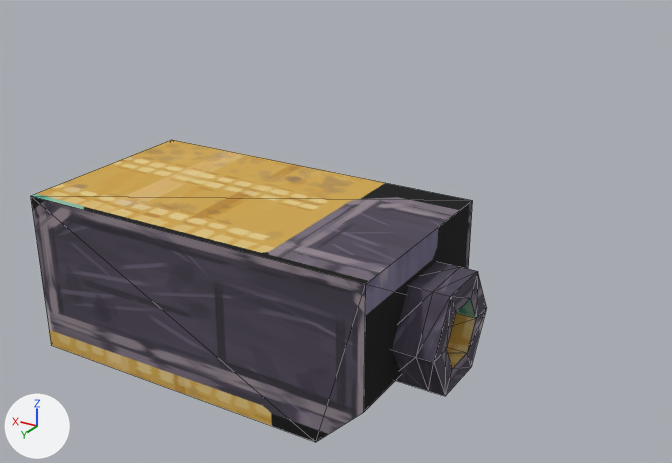
An edit to the FBX model desert-fps/assets/out/att_laser/att_laser_low.fbx, drawn before and after from the same camera.
Both versions are drawn from a 50 mm camera at (-0.00236, 0.0032, 0.00154) aimed at (-0.00023, -0.00034, -0.00024). The lights are fixed; the arrows at lower left show +X, +Y and +Z. The older version comes first. Mesh edges are drawn as thin lines. Where no turn or scale is listed for an object, it has been applied to the vertices.

The scene before the commit, as lines of its bpy script (objects in view):
```python
me_att_laser = bpy.data.meshes.new('att_laser')
me_att_laser.from_pydata(...)  # 60 vertices, 108 faces; spans x -0.00105..0.0009, y -0.0005..0.0005, z -0.0009..0.0
me_att_laser.materials.append(mat_att_laser)  # picture img_att_laser_png
ob_att_laser = bpy.data.objects.new('att_laser', me_att_laser)
ob_att_laser.location = (0.0, 0.0, 0.0)
```
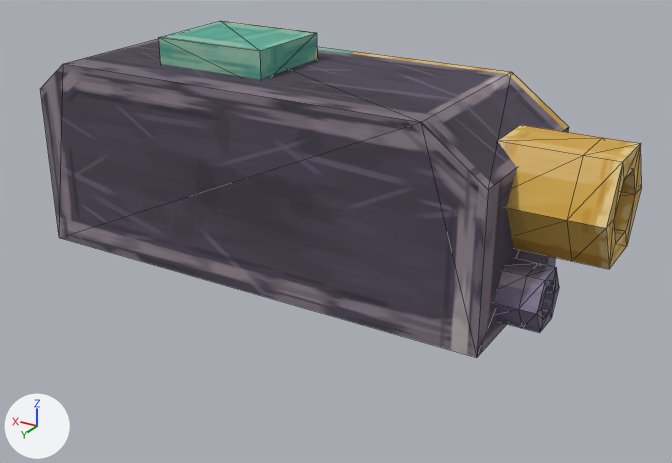
The change, as a diff of the scene's bpy script:
```diff
--- a/desert-fps/assets/out/att_laser/att_laser_low.fbx.py
+++ b/desert-fps/assets/out/att_laser/att_laser_low.fbx.py
@@ me_att_laser @@
 # used by ob_att_laser; location = (0.0, 0.0, 0.0)
-me_att_laser.from_pydata(...)  # 60 vertices, 108 faces; spans x -0.00105..0.0009, y -0.0005..0.0005, z -0.0009..0.0
+me_att_laser.from_pydata(...)  # 116 vertices, 212 faces; spans x -0.00154..0.00158, y -0.00098..0.0, z -0.00049..0.00062
+# me_att_laser part 1: the loose piece of 30 vertices spanning x -0.00105..-0.00079, y -0.00027..0.00027, z -0.00063..-0.00016 is scaled about its middle by (2, 1.01, 1.01), then moved by (-0.00036, -0.00049, 0.00051)
+# me_att_laser part 2: the loose piece of 30 vertices spanning x -0.00105..-0.00079, y -0.00027..0.00027, z -0.00063..-0.00016 is copied, and the copy is scaled about its middle by (1, 0.538, 0.538), then moved by (-0.00026, -0.0003, 0.00009); it spans x -0.00131..-0.00105, y -0.00044..-0.00016, z -0.00042..-0.00018
+# me_att_laser part 3: a new loose piece, a box spanning x 0.00011..0.00071, y -0.00073..-0.00024, z 0.00045..0.00062, in mat_att_laser (picture img_att_laser_png)
+# me_att_laser part 4: the loose piece of 10 vertices spanning x -0.00086..0.0009, y -0.0005..0.0005, z -0.00079..0.0 is deleted
+# me_att_laser part 5
+# 12 vertices are added at x -0.00113..0.00131, y -0.00098..0.0, z -0.00049..0.00049
+# 20 new faces join them
+# other edits to the shape of me_att_laser do not show in these pictures
 me_att_laser.materials.append(mat_att_laser)
```

Pixel boxes [x1, y1, x2, y2] of what changed, in the pictures (672 x 463 px; the box of a moved part takes in the faces that stretch with it):
'att_laser', reshaped (32% wider, 12% taller)
    before: [31, 140, 487, 442]
    after: [40, 21, 642, 358]
part 1 of me_att_laser, moved or reshaped
    before: [392, 261, 487, 396]
    after: [498, 125, 642, 269]
part 2 of me_att_laser, added
    after: [494, 258, 559, 333]
part 3 of me_att_laser, added (green)
    after: [159, 21, 317, 79]
part 4 of me_att_laser, deleted
    before: [31, 140, 473, 442]
part 5 of me_att_laser, added
    after: [40, 39, 569, 358]
